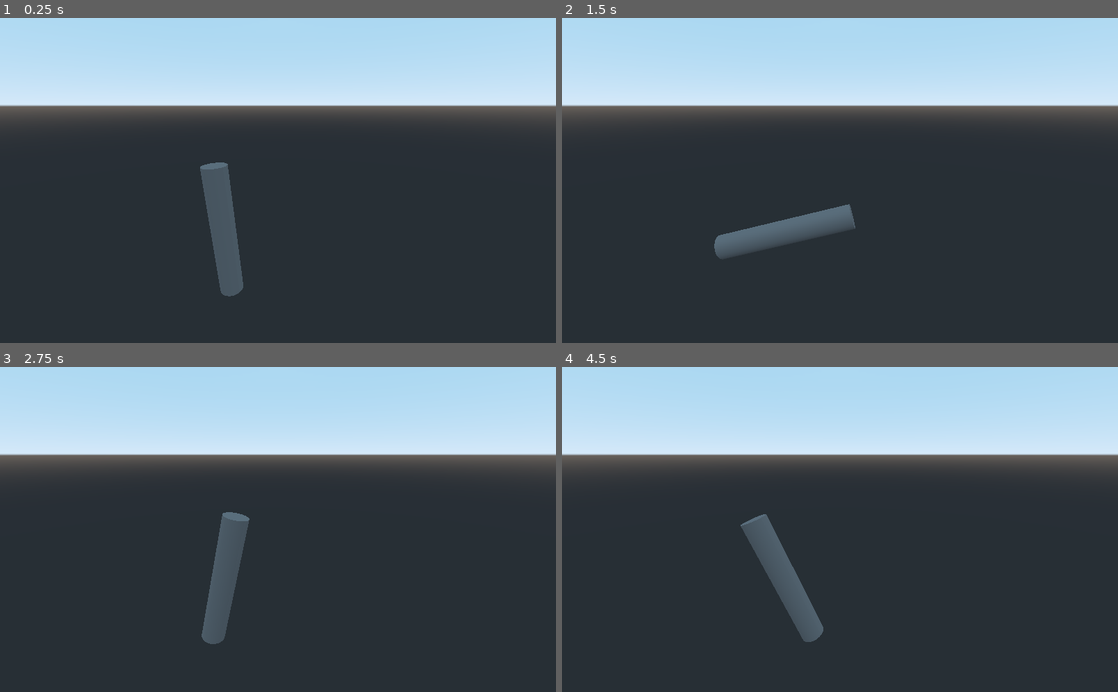
Above: before the commit, frames 1-4 (two rows, left to right).
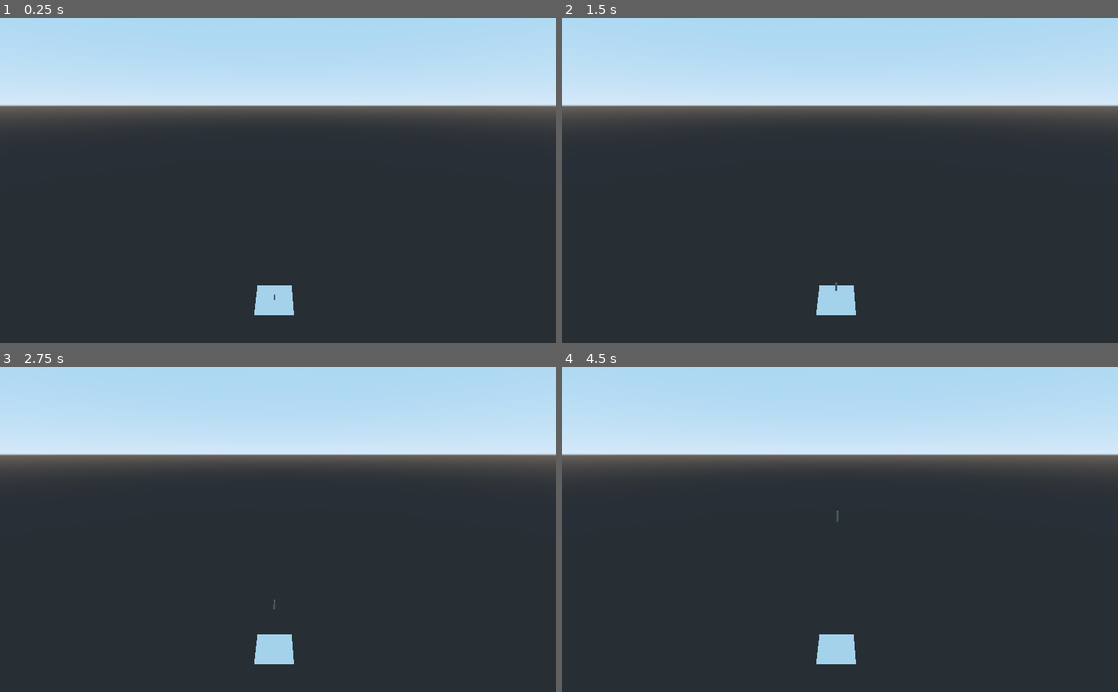
Above: after the commit, the same moments.

Repository: rdaa/AIRLander
Game: Godot game, scene res://Main.tscn
Same seed, same stepped clock (60 frames per second), same inputs: the game is played once before the commit and once after it.
Inputs:
- Up to frame 1 (0.25 s): no input
- Up to frame 2 (1.5 s): no input
- Up to frame 3 (2.75 s): no input
- Up to frame 4 (4.5 s): no input

The runs differ from the first frame. In frame 1, 2.5% of the frame differs, in the area x 36-53%, y 44-92%; in frame 2, 2.4%; in frame 3, 2.4%; in frame 4, 2.6%, in the area x 32-53%, y 44-92%.
Error after the commit: Parse Error: Variable "i" already defined in the scope (at line 29). (res://NNController.gd:30)

Commit message:
Neuron and NeuralNetwork (WIP)

Diff:
--- a/AIRLander/Main.gd
+++ b/AIRLander/Main.gd
@@ -8,8 +8,9 @@
 onready var Starship_scene = preload("res://Starship.tscn")
 
 var pos = Vector2(10.0,10.0)
-var vel = Vector2(0.0,-300.0)
+var vel = Vector2(0.0,0.0)
 var gamma = Vector2(0.0,0.0)
+var theta = 90
 var s1
 var ss
 #var s2 = s.new(Vector2(50.0,30.0),vel,gamma)
@@ -21,7 +22,7 @@
 	s1 = s.new(pos,vel,gamma)
 	s1.name = "hola"
 	add_child(s1)
-	s1.crear()
+	#s1.crear()
 	s1.update()
 	#ss = Starship_scene.instance()
 	#add_child(ss)
--- a/AIRLander/Main.tscn
+++ b/AIRLander/Main.tscn
@@ -1,10 +1,19 @@
-[gd_scene load_steps=2 format=2]
+[gd_scene load_steps=3 format=2]
 
 [ext_resource path="res://Main.gd" type="Script" id=1]
+
+[sub_resource type="PlaneMesh" id=1]
+size = Vector2( 200, 200 )
 
 [node name="Main" type="Node"]
 script = ExtResource( 1 )
 
 [node name="Camera" type="Camera" parent="."]
-transform = Transform( 1, 0, 0, 0, 0.951545, 0.30751, 0, -0.30751, 0.951545, 19.8086, 44.0511, 74.9594 )
+transform = Transform( 1, 0, 0, 0, 0.951545, 0.30751, 0, -0.30751, 0.951545, 19.809, 1000, 1000 )
 far = 8192.0
+
+[node name="MeshInstance" type="MeshInstance" parent="."]
+mesh = SubResource( 1 )
+material/0 = null
+
+[node name="StarshipContainer" type="Node" parent="."]
--- /dev/null
+++ b/AIRLander/NNController.gd
@@ -0,0 +1,49 @@
+extends Reference
+
+class_name NNController
+var N = load("res://Neuron.gd")
+
+var layersSize
+var inputSize = 9 #r(2D),v(2D),gamma(2D),theta(1),w(1),alpha(1)
+var hiddenLayer = []
+var hiddenSize = 12
+var outputLayer = []
+var outputSize = 4 #RCS1,RCS2,Thrust, beta
+#var neurons
+
+# func _init():
+
+#     layerSize = layerSize
+func _ready():
+    print("hey")
+
+func configure():
+    var n
+    var w
+    var weights = []
+    # for i in len(layerSize):
+    #     neurons.append([])
+    #     for j in range(layerSize[i]):
+    #         n = Neuron(layerSize[i])
+    #         neurons[i].append(n)
+    for i in range(hiddenSize):
+        for i in range(inputSize):
+            w = rand_range(-1,1)
+            weights.append(w)
+        n = N.new(w,1,"tanh")
+        hiddenLayer.append(n)
+
+    for i in range(outputSize):
+        for i in range(hiddenSize):
+            w = rand_range(-1,1)
+            weights.append(w)
+        n = N.new(w,1,"tanh")
+        print("hola")
+
+
+
+
+
+# func _init():
+#     print("N Creada")
+#     print(N)
--- /dev/null
+++ b/AIRLander/Neuron.gd
@@ -0,0 +1,30 @@
+extends Reference
+
+var w
+var b
+var activationMode
+
+func _init(weights, bias = 0.1,activationMode = "tanh"):
+    w = weights
+    b = bias
+    activationMode = activationMode
+
+func compute(var inputs):
+    var r
+    r = b
+    for i in range(len(inputs)):
+        r += inputs[i] * w[i]
+    if activationMode == "tanh":
+        return(activate_tanh(r))
+    elif activationMode == "sign":
+        return(activate_sign(r))
+
+func activate_sign(r):
+
+    if r < 0:
+        return -1
+    else:
+        return 1
+
+func activate_tanh(r):
+    return tanh(r)
--- a/AIRLander/Starship.gd
+++ b/AIRLander/Starship.gd
@@ -23,8 +23,16 @@
 var fuerzas
 var ri
 var Dt
+var g
+
+
 onready var ss = preload("res://Starship.tscn").instance()
+onready var perceptron = load("res://Neuron.gd")
+onready var NN = load("res://NNController.gd")
+var perceptron1
 var ssrot
+var sslin
+var NN1
 
 
 
@@ -49,12 +57,13 @@
 
 
 
+
 	#Modelo Cilíndrico, CG en el centro Geométrico (0,0) en coord locales
 	diametro = 9.0 #diámetro
 	radio = diametro/2.0 #radio
 	h = 50 #Longitud del cohete
 
-	m = 120000
+	m = 100000
 
 	#Tensor de inercia de un cilindro (Cambiar cuando cambie el modelo a uno más realista)
 	Itensor = Basis()
@@ -64,12 +73,13 @@
 	print(Itensor)
 	I2D = Itensor.x.x #El valor que vamos a usar en el problema 2D, es la única dirección en la que lo giraremos
 #	print(I2D)
-	beta = 0 #Ángulo de la tobera del motor respecto al eje longitudinal
+	beta = 0.7 #Ángulo de la tobera del motor respecto al eje longitudinal
 	Ftmax = 1200000  #Máximo empuje del motor cohete
+	g = 10
 
 	#RCS -- en el extremo superior, apuntando a -x y +x
-	Frcs = [Vector2(-0.01,0),Vector2(0.01,0)] #Vectores de empuje del control de actitud (RCS)
-	RCS = [1,0] #indica qué RCS están activos (1) e inactivos (0)
+	Frcs = [Vector2(-15000,0),Vector2(15000,0)] #Vectores de empuje del control de actitud (RCS)
+	RCS = [0,1] #indica qué RCS están activos (1) e inactivos (0)
 	d_rcs = h/2 #distancia de los rcs respecto al CG (h/2---- extremo superior del cohete)
 
 
@@ -77,9 +87,23 @@
 	ri = [] #Brazos de las fuerzas respecto al CM (para calcular los momentos)
 	Dt = 0.1 #Paso de tiempo en segundos
 
+
+
 	var Sfuerzas = Vector2(0.0,0.0)
 
 
+
+func _ready():
+	add_child(ss)
+	ssrot = get_node("Starship/Starship-rotation")
+	sslin = get_node("Starship/Starship-rotation/Starship-linear")
+	sslin.set_translation(Vector3(r.x,r.y,0))
+	var perceptron1 = perceptron.new([-0.5,-0.5],0)
+	print("perceptron")
+	print(perceptron1.compute([0.5,1]))
+	NN1 = NN.new()
+	NN1.configure()
+	#ssrot.rotation.z  = deg2rad(theta)
 
 func update():
 	#TODO: aplicar fuerzas, cambiar acc,
@@ -95,8 +119,11 @@
 
 	#Newton
 	var Sfuerzas = Vector2(0.0,0.0)
+	#print(fuerzas)
 	for f in fuerzas:
 		Sfuerzas += f
+
+	#print(Sfuerzas)
 
 	#print(Sfuerzas)
 	gamma = (1/m)*Sfuerzas
@@ -104,11 +131,13 @@
 
 	#Momentos
 	alpha = 0
+	#print(ri)
 	for i in range(len(fuerzas)):
 #		print(ri[i],fuerzas[i])
 		alpha += ri[i].cross(fuerzas[i]) #
 #		print("Cross")
 #		print(ri[i].cross(fuerzas[i]))
+	alpha /= I2D
 	#velocidad
 	v += gamma*Dt
 	#posicion
@@ -118,17 +147,20 @@
 	w += alpha *Dt
 	#angulo theta
 	theta += w*Dt
-	alpha *= (1/I2D)
+	#print(theta)
+
 	applyUpdate()
 
 
 
 
 func applyThrust(beta):
-    var f = Vector2(-Ftmax*sin(beta), Ftmax*cos(beta))
-    fuerzas.append(f)
-    var brazo = Vector2(sin(beta)*cos(beta)*h/2.0, sin(beta)*sin(beta)*h/2.0)
-    ri.append(brazo)
+	var betarad = deg2rad(beta)
+	var f = Vector2(-Ftmax*sin(betarad), Ftmax*cos(betarad))
+	fuerzas.append(f)
+	#print(f)
+	var brazo = Vector2(sin(betarad)*cos(betarad)*h/2.0, -sin(betarad)*sin(betarad)*h/2.0)
+	ri.append(brazo)
 
 func applyRCS():
 	for i in range(len(RCS)):
@@ -137,18 +169,22 @@
 			ri.append(Vector2(0,d_rcs))
 
 func applyG():
-
-	fuerzas.append(m*Vector2(0,-10))
+	var fg = m*g*Vector2(sin(deg2rad(theta)),-cos(deg2rad(theta)))
+	fuerzas.append(fg)
+	#print(fg)
 	ri.append(Vector2(0.0,0.0))
 
 
 func applyUpdate():
 	#print('rot',ssrotational)
-	ss.set_translation(Vector3(r.x,r.y,0))
-	ssrot.rotate(Vector3(0,0,1),deg2rad(w))
+	sslin.set_translation(Vector3(r.x,r.y,0))
+	#ssrot.rotate(Vector3(0,0,1),deg2rad(w))
+	ssrot.rotation.z  = deg2rad(theta)
 
 
 func crear():
 	add_child(ss)
 	ssrot = get_node("Starship/Starship-rotation")
-	ss.set_translation(Vector3(r.x,r.y,0))
+	sslin = get_node("Starship/Starship-rotation/Starship-linear")
+	sslin.set_translation(Vector3(r.x,r.y,0))
+	#ssrot.rotation.z  = deg2rad(theta)
--- a/AIRLander/project.godot
+++ b/AIRLander/project.godot
@@ -9,12 +9,18 @@
 config_version=4
 
 _global_script_classes=[ {
+"base": "Reference",
+"class": "NNController",
+"language": "GDScript",
+"path": "res://NNController.gd"
+}, {
 "base": "Spatial",
 "class": "Starship",
 "language": "GDScript",
 "path": "res://Starship.gd"
 } ]
 _global_script_class_icons={
+"NNController": "",
 "Starship": ""
 }
 
